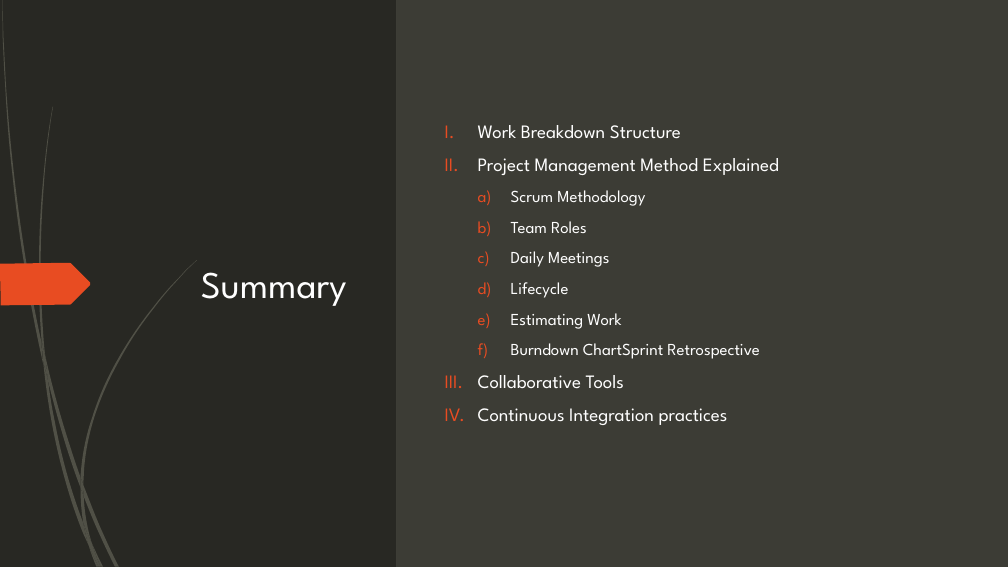
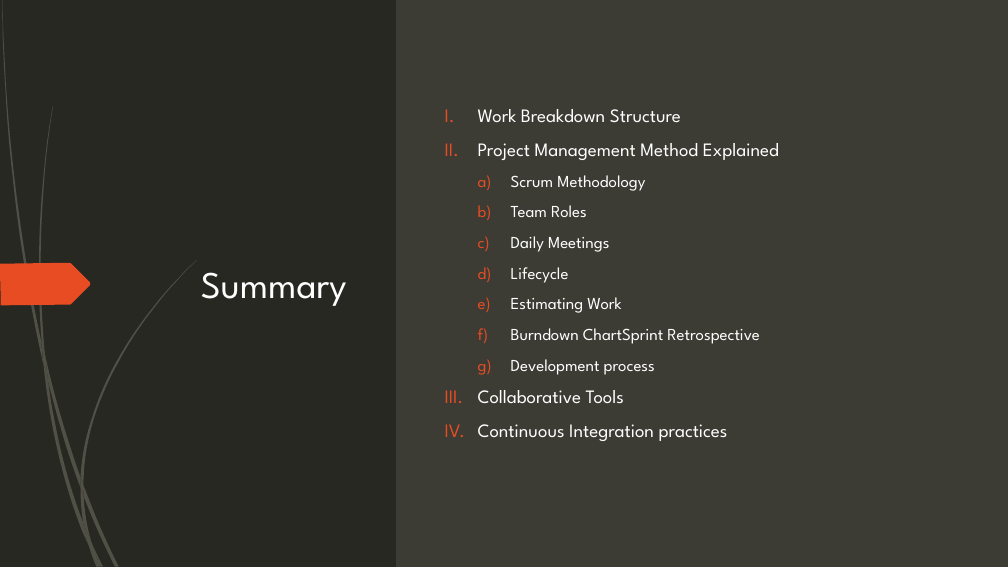
Before and after one commit to Toulouse-Exia-A4/AtlantisToulouseUML, a slide deck: slide 2 of ProjectManagement/Project Management.pptx. Drawn at 1008x567 pixels with LibreOffice and Linux fonts; fonts in the diff are those of the drawing. Boxes give left, top, right and bottom in pixels: in the first picture for what was removed or moved away, otherwise in the second. Text is boxed around its words. In the diff, an @@ line names an element or a change of style, - is before the commit and + after.

```diff
--- a/ProjectManagement/Project Management.pptx
+++ b/ProjectManagement/Project Management.pptx
@@ text at [511, 359, 655, 375]: paragraph added @@
+  g) Development process
```
Also in this commit, not shown: 1 other slide changed, 1 slide added.
